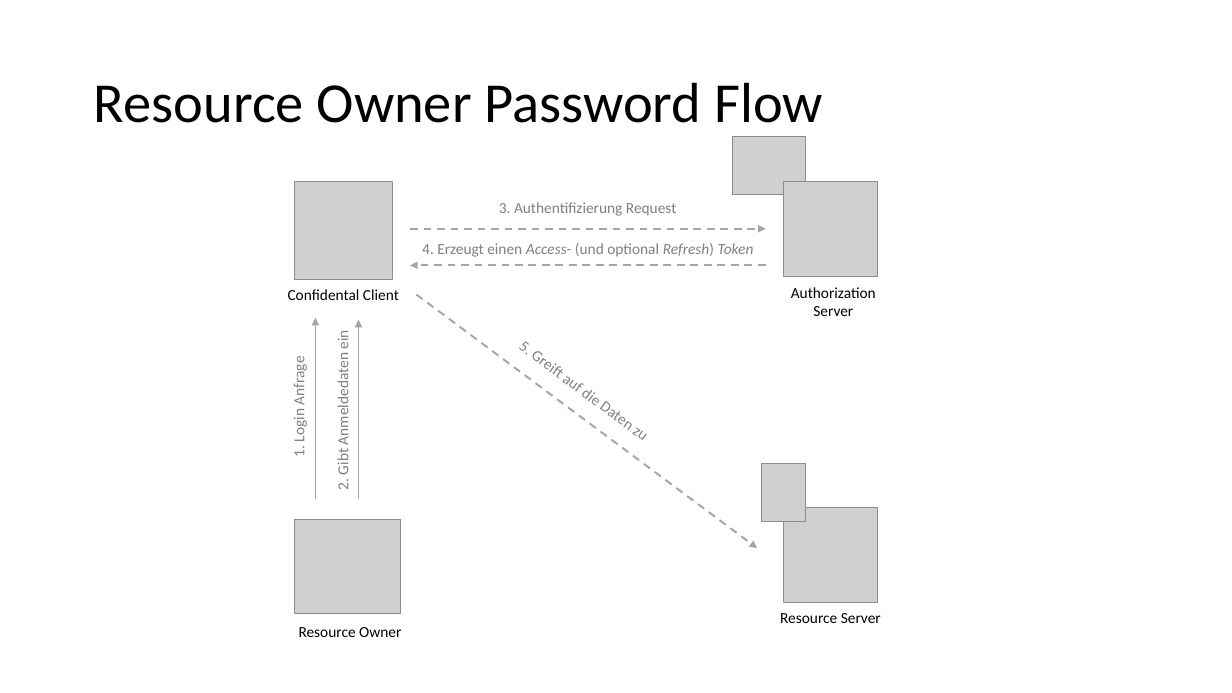
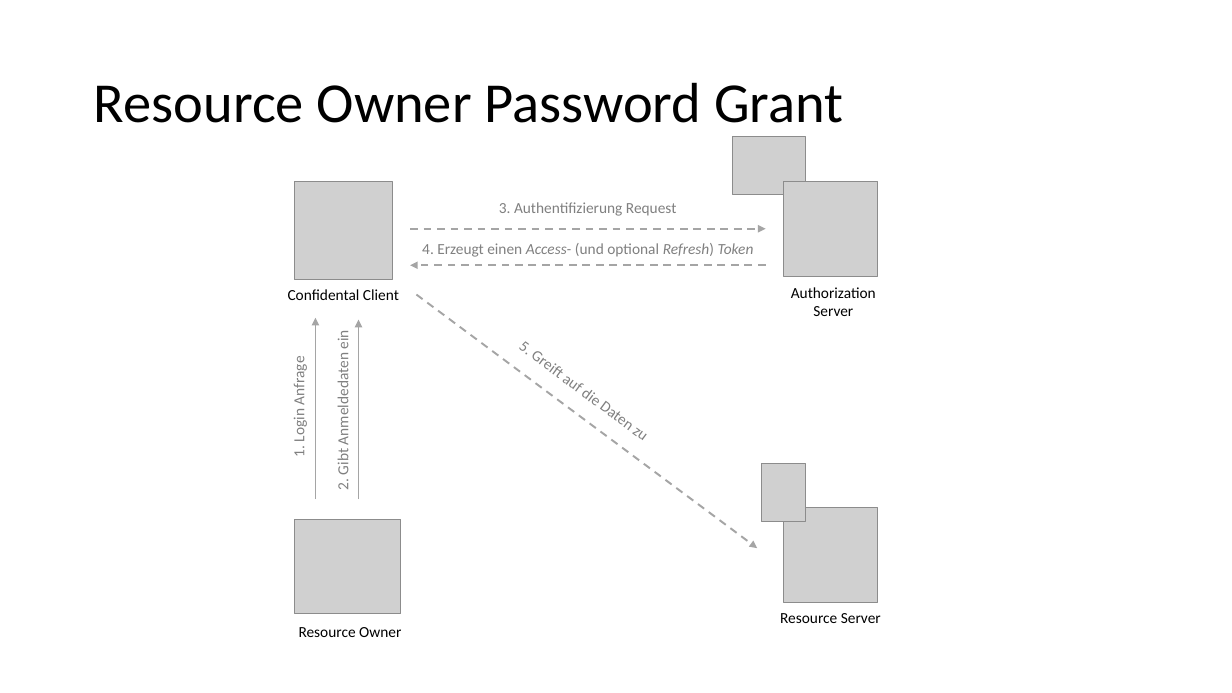
Before and after one commit to danielwagn3r/openid-workshop, a slide deck: slide 34 of OpenID Connect & OAuth.pptx. Drawn at 1232x693 pixels with LibreOffice and Linux fonts; fonts in the diff are those of the drawing; grey boxes stand for pictures. Boxes give left, top, right and bottom in pixels: in the first picture for what was removed or moved away, otherwise in the second. Text is boxed around its words. In the diff, an @@ line names an element or a change of style, - is before the commit and + after.

```diff
--- a/OpenID Connect & OAuth.pptx
+++ b/OpenID Connect & OAuth.pptx
@@ title at <box>94,82,843,123</box>: text changed @@
-Resource Owner Password Flow
+Resource Owner Password Grant
```
Also in this commit, not shown: 15 other slides changed, 1 slide added, 1 slide removed.
